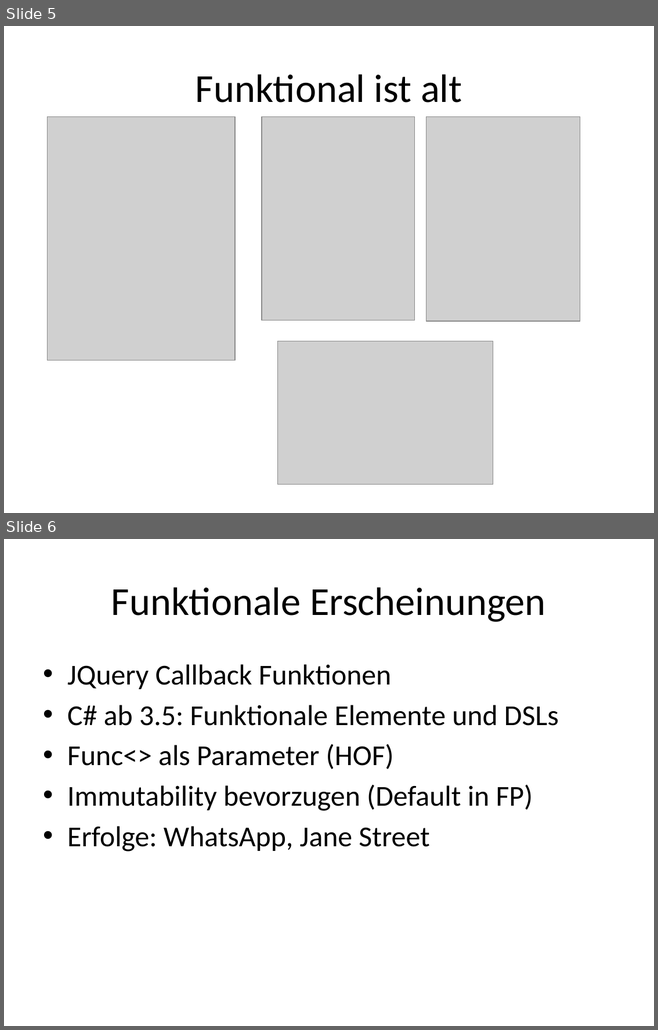
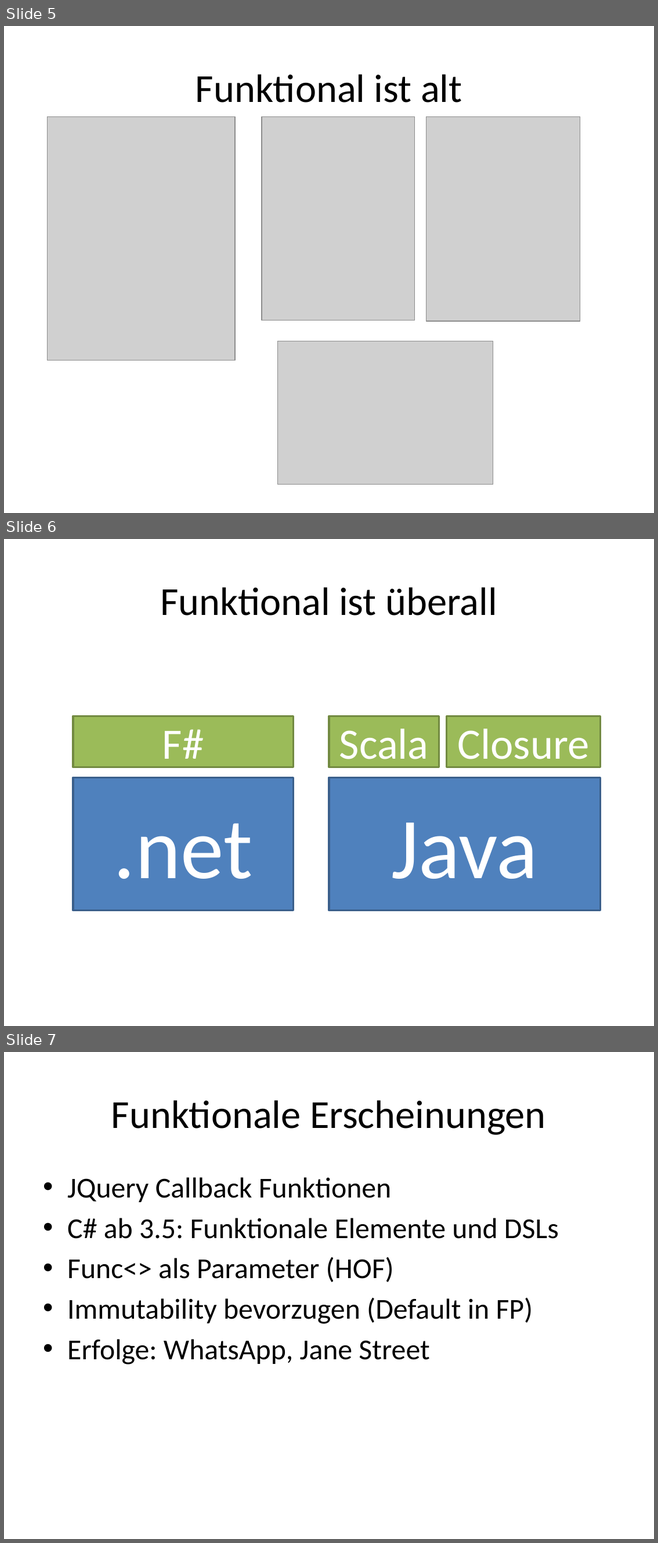
Before and after one commit to ronaldboehm/talks, a slide deck: 20151202/Einführung20151202.pptx. Shown one above the other, each under a label of ours: slides 5 and 6 before the commit, slides 5, 6 and 7 after it. The pictures are 658x1030 and 658x1543 pixels, drawn with LibreOffice and Linux fonts; fonts in the diff are those of the drawing; grey boxes stand for pictures. Boxes give left, top, right and bottom in pixels: in the first picture for what was removed or moved away, otherwise in the second. Text is boxed around its words. In the diff, an @@ line names an element or a change of style, - is before the commit and + after.

Commit message:
Folie zum Thema Runtime und Funktional, Java und .net

```diff
--- a/20151202/Einführung20151202.pptx
+++ b/20151202/Einführung20151202.pptx
@@ slide 6 added at <box>4,539,654,1026</box>, background #FFFFFF @@
@@ title added at <box>160,587,496,616</box>, 44 pt, text #000000 @@
+Funktional ist überall
@@ rectangle added at <box>73,716,293,768</box>, fill #9BBB59, outline #738A42 2 pt, 48 pt, text #FFFFFF @@
+F#
@@ rectangle added at <box>329,716,438,768</box>, fill #9BBB59, outline #738A42 2 pt, 48 pt, text #FFFFFF @@
+Scala
@@ rectangle added at <box>447,716,600,768</box>, fill #9BBB59, outline #738A42 2 pt, 48 pt, text #FFFFFF @@
+Closure
@@ rectangle added at <box>73,777,293,911</box>, fill #4F81BD, outline #3A5F8C 2 pt, 96 pt, text #FFFFFF @@
+.net
@@ rectangle added at <box>329,777,600,911</box>, fill #4F81BD, outline #3A5F8C 2 pt, 96 pt, text #FFFFFF @@
+Java
@@ what was slide 6 is now slide 7 @@
```
